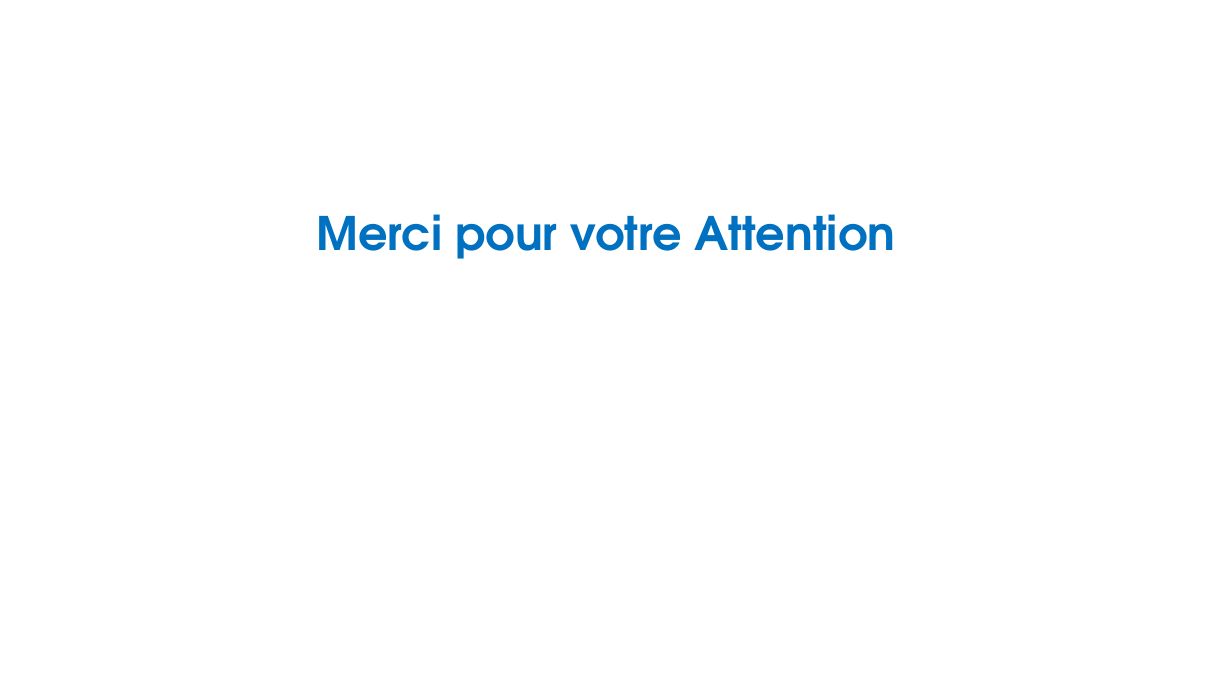
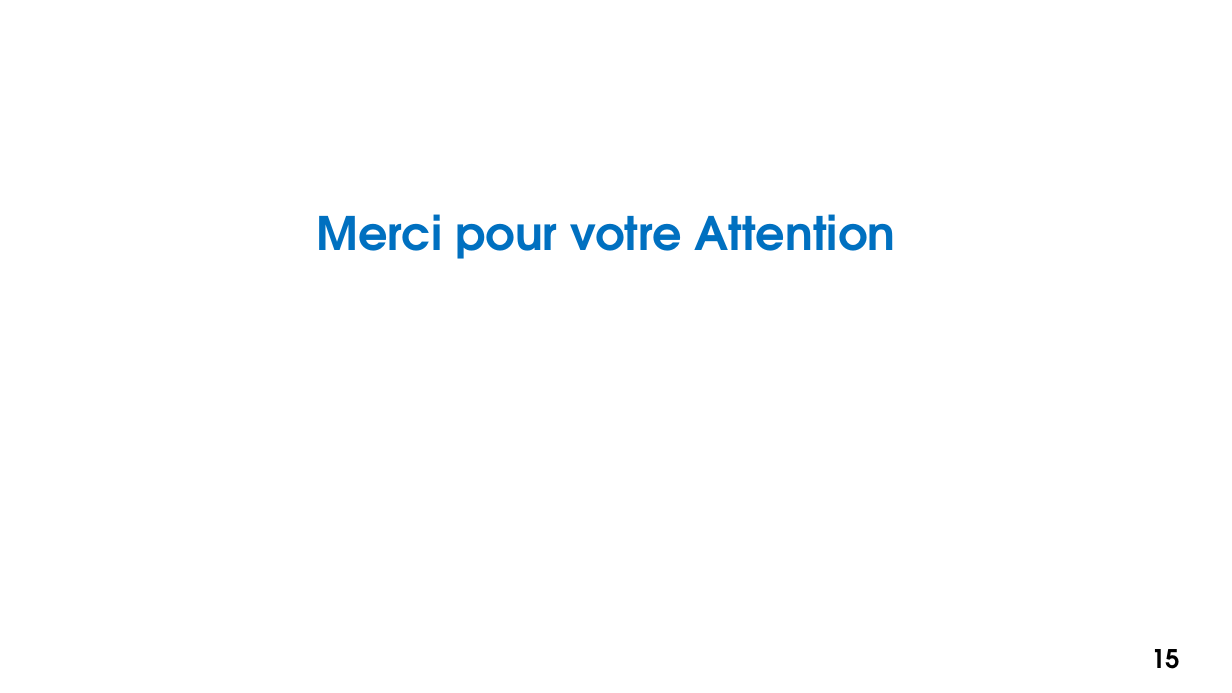
Before and after one commit to Bloc4CESI/Negosud, a slide deck: slide 15 of annexes/PrésentationNegosud.pptm (slide 14 before the commit). Drawn at 1232x693 pixels with LibreOffice and Linux fonts; fonts in the diff are those of the drawing; background and template pictures are left out. Boxes give left, top, right and bottom in pixels: in the first picture for what was removed or moved away, otherwise in the second. Text is boxed around its words. In the diff, an @@ line names an element or a change of style, - is before the commit and + after.

```diff
--- a/annexes/PrésentationNegosud.pptm
+++ b/annexes/PrésentationNegosud.pptm
@@ page number added at (1151, 649, 1180, 669), 20 pt, text #000000, bold @@
+15
```
Also in this commit, not shown: 13 other slides changed, 1 slide added, 7 other files.
